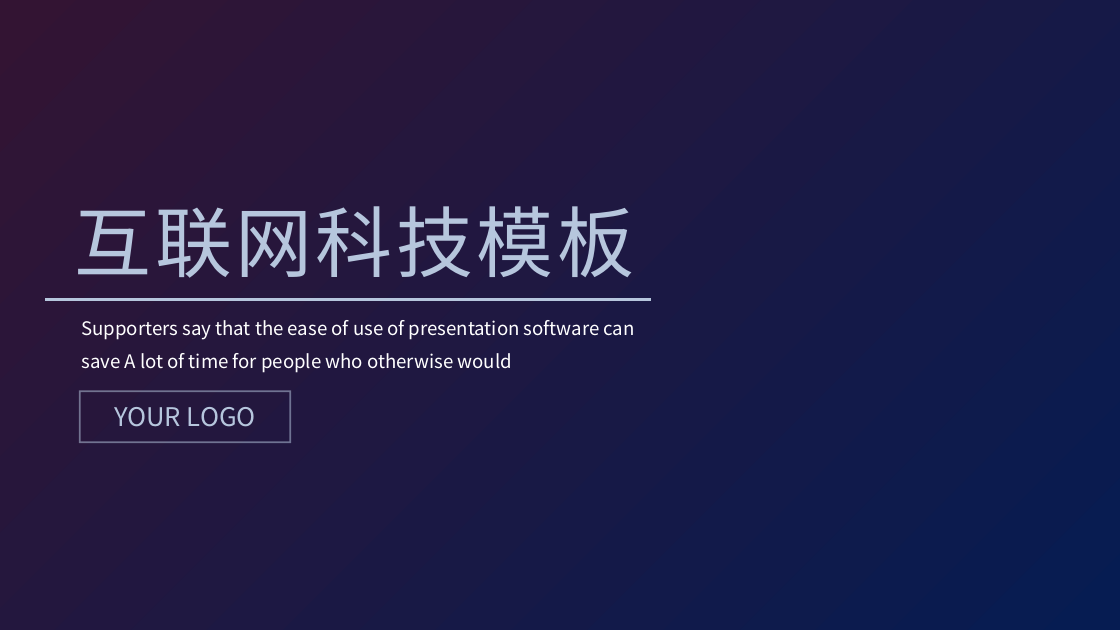
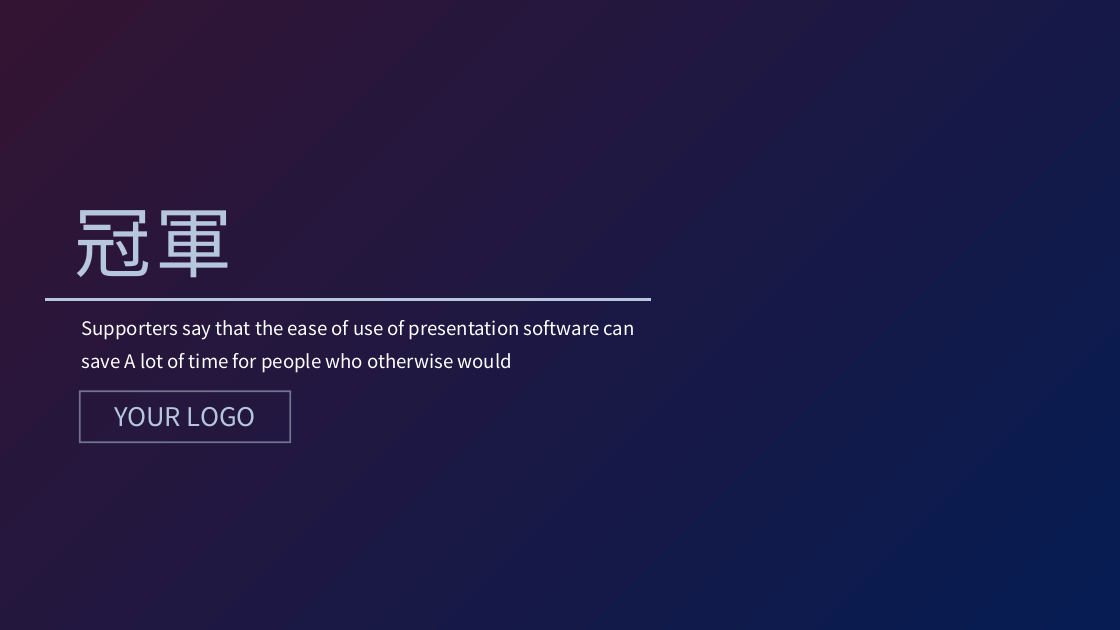
Before and after one commit to Sikako/hackthon, a slide deck: slide 1 of star.pptx. Drawn at 1120x630 pixels with LibreOffice and Linux fonts; fonts in the diff are those of the drawing; background and template pictures are left out. Boxes give left, top, right and bottom in pixels: in the first picture for what was removed or moved away, otherwise in the second. Text is boxed around its words. In the diff, an @@ line names an element or a change of style, - is before the commit and + after.

```diff
--- a/star.pptx
+++ b/star.pptx
@@ text at bbox=[75, 210, 232, 278]: text changed @@
-互联网科技模板
+冠軍
```
Also in this commit, not shown: 3 other slides changed, 5 other files.
